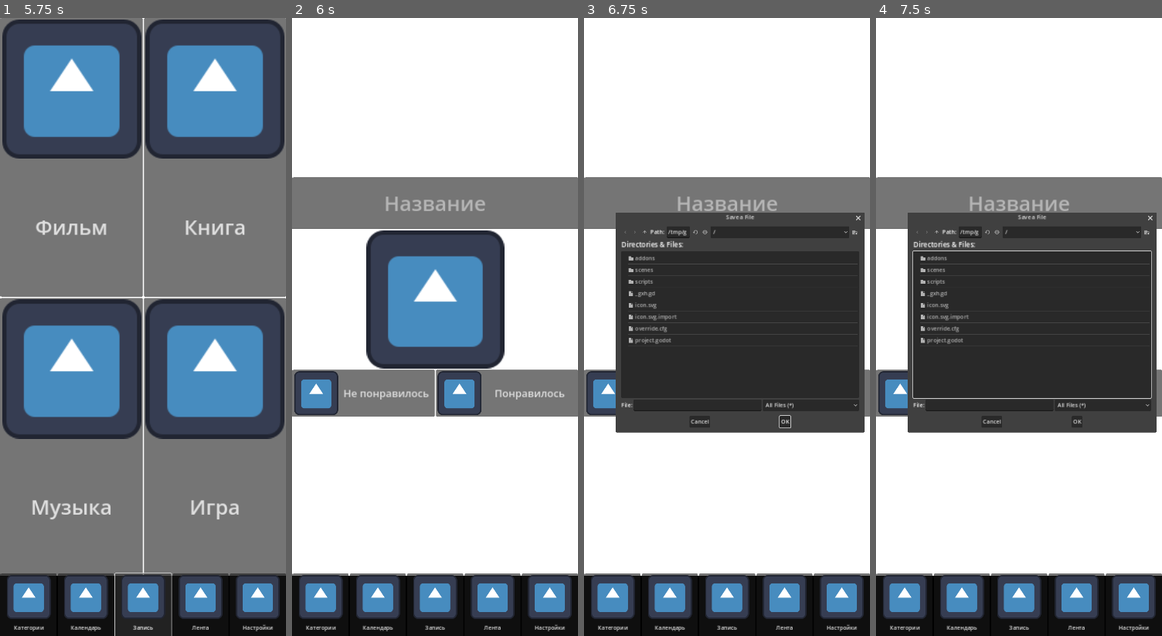
Above: before the commit, frames 1-4 (left to right).
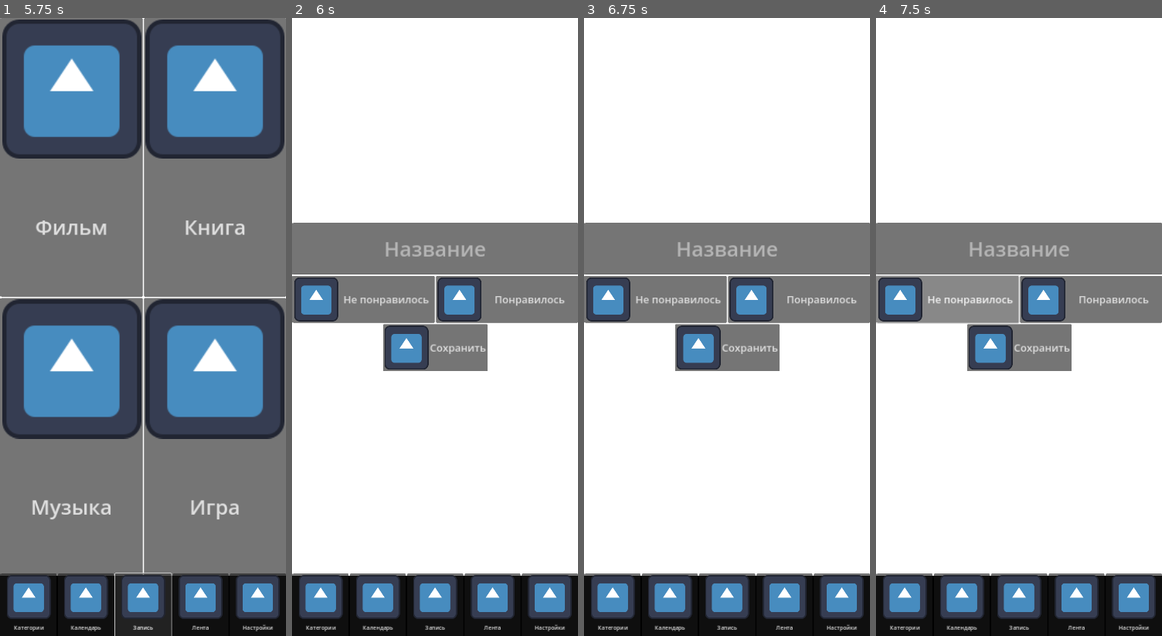
Above: after the commit, the same moments.

Repository: Maweill/ent-log-app
Game: Godot game, scene res://scenes/main/main.tscn
Two runs of this game, one before a commit and one after it. Both use one fixed random seed, a clock stepped at 60 frames per second and the inputs below. The engine's default icon, where the game draws it, is replaced by a stand-in: a white triangle on a blue panel in a dark square.
Inputs (mouse positions are in pixels of both pictures, inside the frame that each line leads up to):
- Up to frame 1 (5.75 s): click "Категории" at 0.5 s; click "Фильмы" at 1.25 s; click "Книги" at 2 s; click "Музыка" at 2.75 s; click "Игры" at 3.5 s; click "Календарь" at 4.25 s; click "Запись" at 5 s
- Up to frame 2 (6 s): click "Фильм" at 5.75 s
- Up to frame 3 (6.75 s): click (727, 302) at 6.52 s
- Up to frame 4 (7.5 s): click "Не понравилось" at 7.25 s

Frame 1 is identical in both runs. In frame 2, 33% of the frame differs, in the area x 0-100%, y 25-65%; in frame 3, 39%; in frame 4, 39%, in the area x 0-100%, y 25-68%.

Commit message:
Добавил вроде как рабочее сохранение и загрузку

Diff:
--- /dev/null
+++ b/resources/models/base_model/base_model.gd
@@ -0,0 +1,11 @@
+class_name BaseModel
+
+
+func export_to_dict() -> Dictionary:
+		assert(false)
+		return {}
+
+
+@warning_ignore("unused_parameter")
+func import_from_dict(dict: Dictionary) -> void:
+	assert(false)
--- /dev/null
+++ b/resources/models/movie_model/movie_model.gd
@@ -0,0 +1,21 @@
+extends BaseModel
+
+class_name MovieModel
+
+var id: int
+var movie_name: String
+var is_like: bool
+
+
+func export_to_dict() -> Dictionary:
+	return {
+		"id": id,
+		"movie_name": movie_name,
+		"is_like": is_like
+	}
+
+
+func import_from_dict(dict: Dictionary) -> void:
+	id = dict.id
+	movie_name = dict.movie_name
+	is_like = dict.is_like
--- a/scenes/ui/new_record_menu/record_movie_menu/record_movie_menu.gd
+++ b/scenes/ui/new_record_menu/record_movie_menu/record_movie_menu.gd
@@ -1,26 +1,35 @@
 extends BaseMenu
 
-@onready var _movie_cover: TextureButton = %MovieCover
-@onready var _file_dialog: FileDialog = %FileDialog
+@onready var _movie_name: LineEdit = %MovieName
+
+var _is_like: bool
 
 
-func _change_texture(path: String) -> void:
-	_movie_cover.texture_normal = _load_external_tex(path)
+func _on_dislike_pressed() -> void:
+	_is_like = false
 
 
-func _load_external_tex(path) -> ImageTexture:
-	var tex_file = FileAccess.open(path, FileAccess.READ)
-	var bytes = tex_file.get_buffer(tex_file.get_len())
-	var img = Image.new()
-	img.load_png_from_buffer(bytes)
-	var imgtex = ImageTexture.create_from_image(img)
-	tex_file.close()
-	return imgtex
+func _on_like_pressed() -> void:
+	_is_like = true
 
 
-func _on_movie_cover_pressed() -> void:
-	_file_dialog.visible = true
+func _on_save_pressed() -> void:
+	var movie_model: MovieModel = MovieModel.new()
+	movie_model.id = 1
+	movie_model.is_like = _is_like
+	movie_model.movie_name = _movie_name.text
 
+	# save
+	var json_data = JSON.stringify(movie_model.export_to_dict())
+	var file := FileAccess.open("movie_model_%s" % movie_model.id, FileAccess.WRITE)
+	file.store_string(json_data)
+	file.close()
 
-func _on_file_dialog_file_selected(path: String) -> void:
-	_change_texture(path)
+	# load
+	file = FileAccess.open("movie_model_%s" % movie_model.id, FileAccess.READ)
+	var content = file.get_as_text()
+	file.close()
+	var data := JSON.parse_string(content) as Dictionary
+	var new_movie_model := MovieModel.new()
+	new_movie_model.import_from_dict(data)
+	print(new_movie_model.movie_name)
--- a/scenes/ui/new_record_menu/record_movie_menu/record_movie_menu.tscn
+++ b/scenes/ui/new_record_menu/record_movie_menu/record_movie_menu.tscn
@@ -11,13 +11,6 @@
 grow_horizontal = 2
 grow_vertical = 2
 script = ExtResource("1_t7mes")
-
-[node name="FileDialog" type="FileDialog" parent="."]
-unique_name_in_owner = true
-mode = 3
-initial_position = 1
-size = Vector2i(631, 600)
-access = 2
 
 [node name="Background" type="ColorRect" parent="."]
 layout_mode = 1
@@ -37,20 +30,12 @@
 alignment = 1
 
 [node name="MovieName" type="LineEdit" parent="FormElements"]
+unique_name_in_owner = true
 custom_minimum_size = Vector2(0, 150)
 layout_mode = 2
 theme_override_font_sizes/font_size = 60
 placeholder_text = "Название"
 alignment = 1
-
-[node name="MovieCover" type="TextureButton" parent="FormElements"]
-unique_name_in_owner = true
-custom_minimum_size = Vector2(400, 400)
-layout_mode = 2
-size_flags_horizontal = 4
-size_flags_vertical = 4
-texture_normal = ExtResource("2_tuq8i")
-stretch_mode = 0
 
 [node name="RateButtons" type="HBoxContainer" parent="FormElements"]
 layout_mode = 2
@@ -69,5 +54,13 @@
 text = "Понравилось"
 icon = ExtResource("2_tuq8i")
 
-[connection signal="file_selected" from="FileDialog" to="." method="_on_file_dialog_file_selected"]
-[connection signal="pressed" from="FormElements/MovieCover" to="." method="_on_movie_cover_pressed"]
+[node name="Save" type="Button" parent="FormElements"]
+layout_mode = 2
+size_flags_horizontal = 4
+theme_override_font_sizes/font_size = 30
+text = "Сохранить"
+icon = ExtResource("2_tuq8i")
+
+[connection signal="pressed" from="FormElements/RateButtons/Dislike" to="." method="_on_dislike_pressed"]
+[connection signal="pressed" from="FormElements/RateButtons/Like" to="." method="_on_like_pressed"]
+[connection signal="pressed" from="FormElements/Save" to="." method="_on_save_pressed"]
Not shown, changed: kanban_tasks_data.kanban
Not shown, added: movie_model_1
